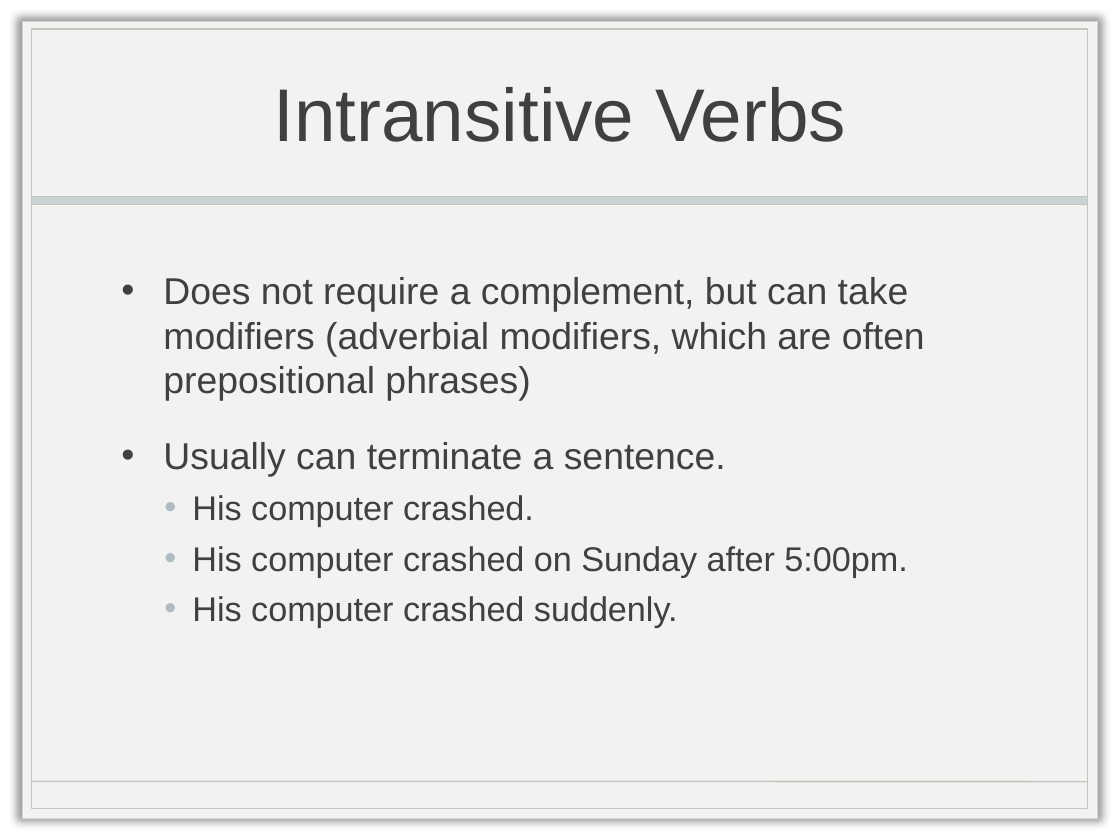
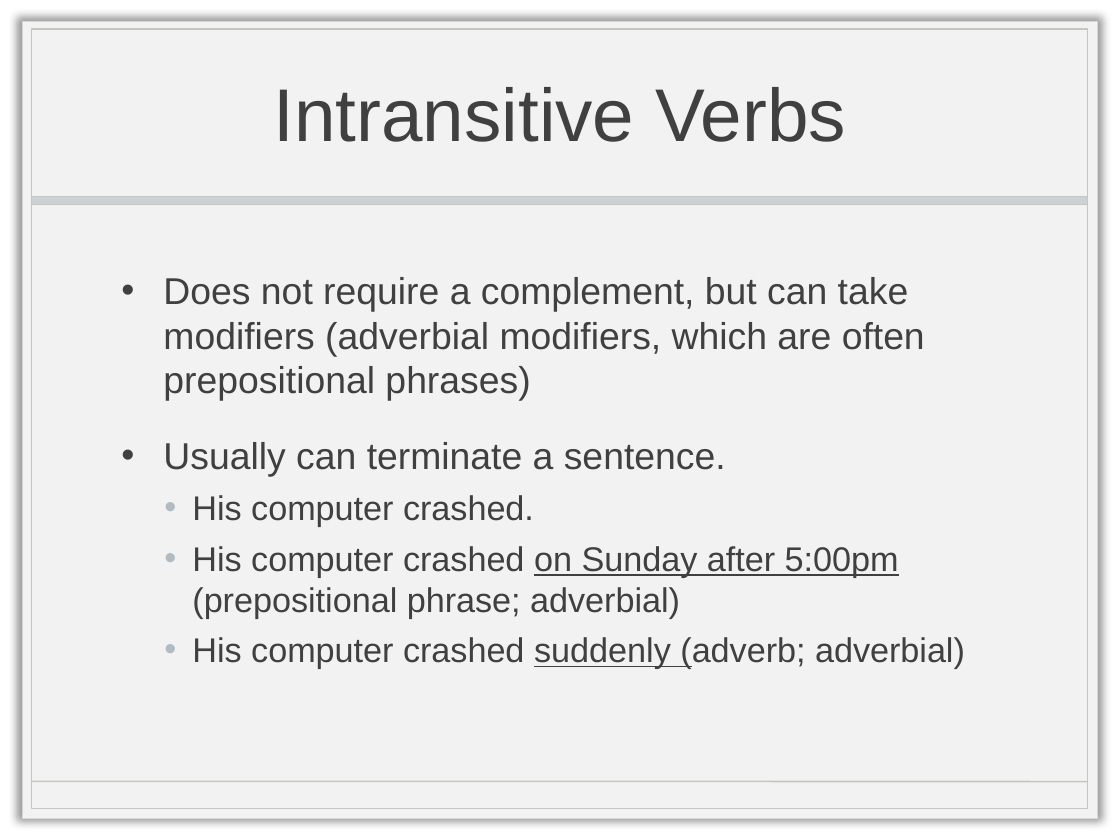
Before and after one commit to doctorlam/tecm4190, a slide deck: slide 13 of readings/4190_grammar.pptx. Drawn at 1120x840 pixels with LibreOffice and Linux fonts; fonts in the diff are those of the drawing; background and template pictures are left out. Boxes give left, top, right and bottom in pixels: in the first picture for what was removed or moved away, otherwise in the second. Text is boxed around its words. In the diff, an @@ line names an element or a change of style, - is before the commit and + after.

```diff
--- a/readings/4190_grammar.pptx
+++ b/readings/4190_grammar.pptx
@@ text at [192,546,965,669]: text changed @@
-  • His computer crashed on Sunday after 5:00pm.
-  • His computer crashed suddenly.
+  • His computer crashed on Sunday after 5:00pm (prepositional phrase; adverbial)
+  • His computer crashed suddenly (adverb; adverbial)
```
Also in this commit, not shown: 7 other slides changed, 2 slides added, 3 slides removed, 2 other files.
